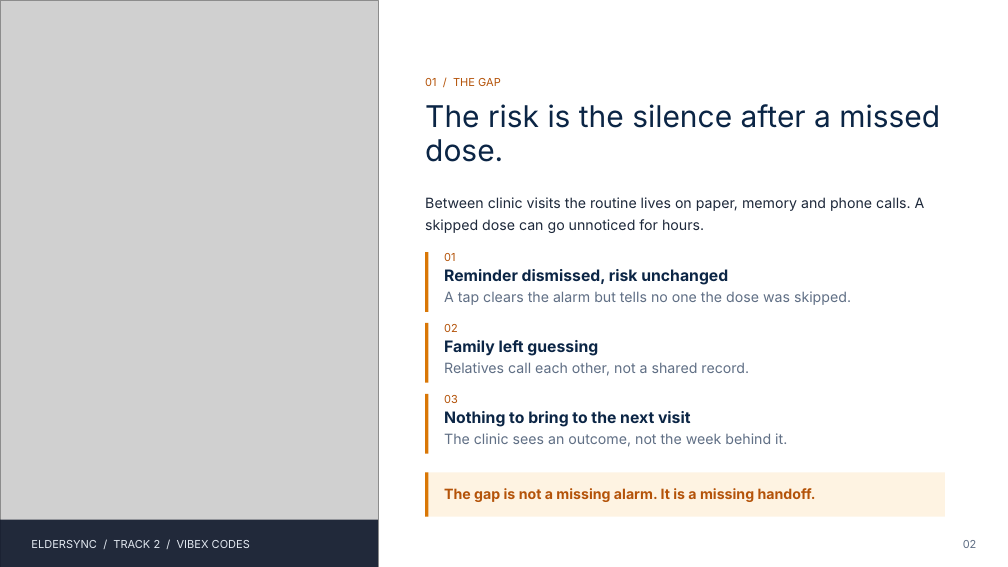
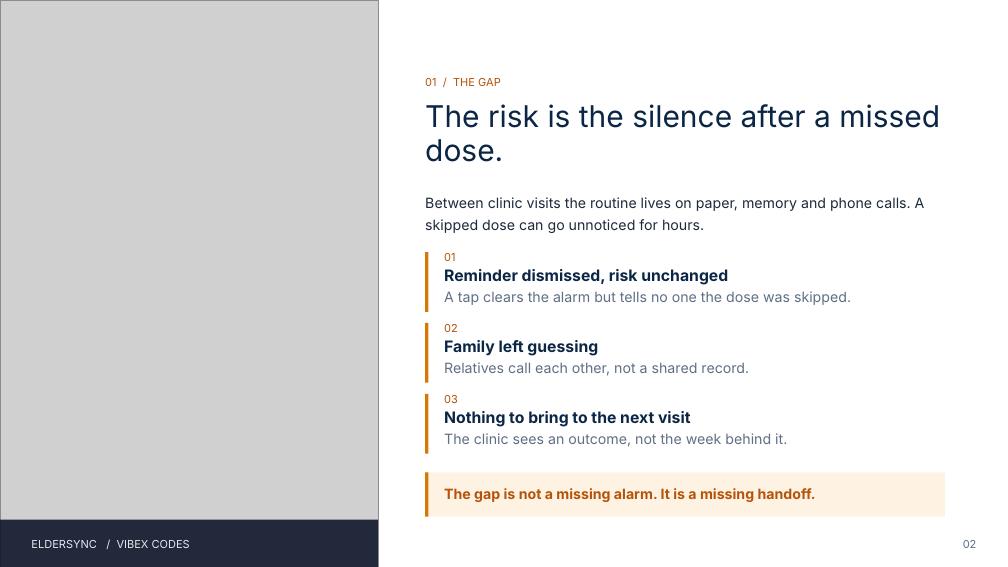
Before and after one commit to farhanmallik05/eldersync, a slide deck: slide 2 of ElderSync - Beyond the Reminder.pptx. Drawn at 1008x567 pixels with LibreOffice and Linux fonts; fonts in the diff are those of the drawing; grey boxes stand for pictures. Boxes give left, top, right and bottom in pixels: in the first picture for what was removed or moved away, otherwise in the second. Text is boxed around its words. In the diff, an @@ line names an element or a change of style, - is before the commit and + after.

```diff
--- a/ElderSync - Beyond the Reminder.pptx
+++ b/ElderSync - Beyond the Reminder.pptx
@@ text at <box>31,540,190,548</box>: text changed @@
-ELDERSYNC / TRACK 2 / VIBEX CODES
+ELDERSYNC / VIBEX CODES
```
Also in this commit, not shown: 2 other slides changed, 1 other file.
